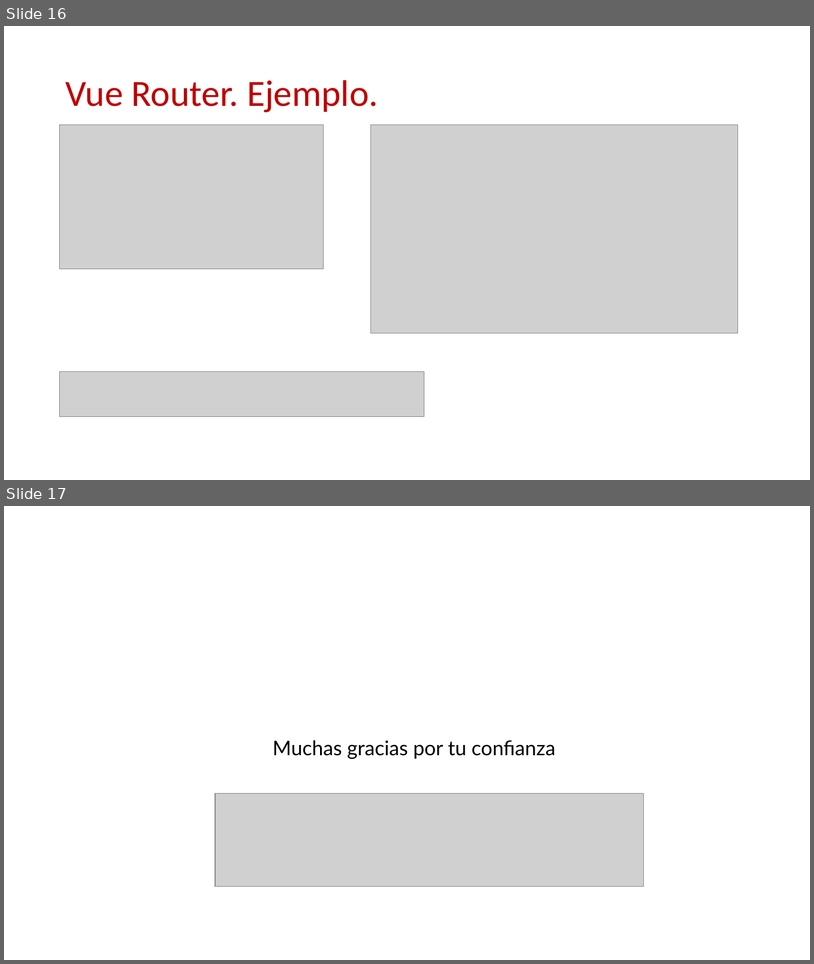
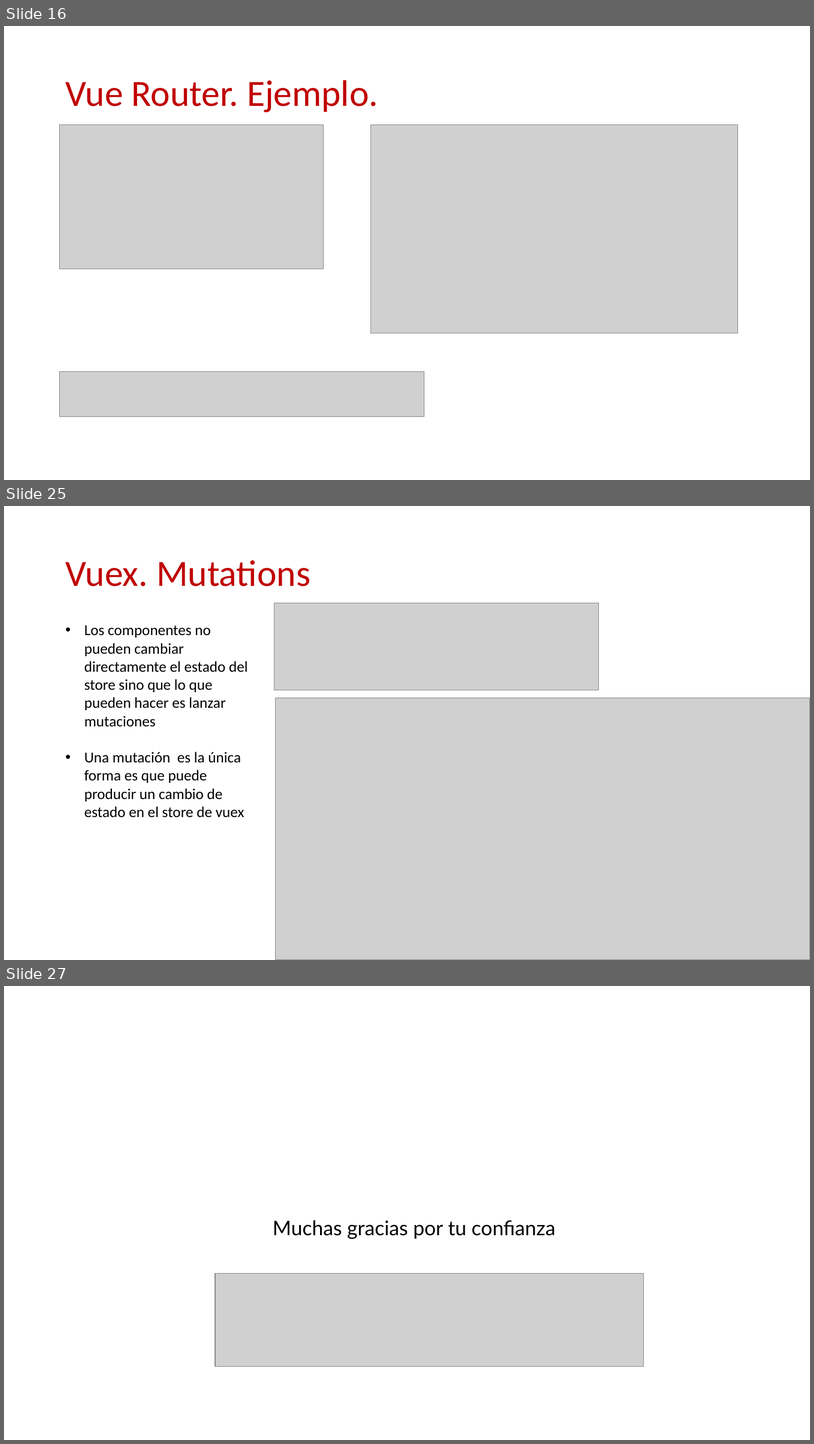
Before and after one commit to Robert-Freire/course-vue2, a slide deck: Vue.pptx. Shown one above the other, each under a label of ours: slides 16 and 17 before the commit, slides 16, 25 and 27 after it; the slides between them are not shown. The pictures are 814x964 and 814x1444 pixels, drawn with LibreOffice and Linux fonts; fonts in the diff are those of the drawing; grey boxes stand for pictures; background and template pictures are left out. Boxes give left, top, right and bottom in pixels: in the first picture for what was removed or moved away, otherwise in the second. Text is boxed around its words. In the diff, an @@ line names an element or a change of style, - is before the commit and + after.

```diff
--- a/Vue.pptx
+++ b/Vue.pptx
@@ slide 25 added at <box>4,506,810,960</box>, background #FFFFFF @@
@@ title added at <box>65,560,311,586</box>, 44 pt, text #C00000 @@
+Vuex. Mutations
@@ picture added at <box>275,603,599,690</box> @@
@@ text added at <box>84,625,248,817</box>, 18 pt, text #000000 @@
+• Los componentes no pueden cambiar directamente el estado del store sino que lo que pueden hacer es lanzar mutaciones
+• Una mutación es la única forma es que puede producir un cambio de estado en el store de vuex
@@ picture added at <box>276,698,810,960</box> @@
@@ what was slide 17 is now slide 27 @@
```
Also in this commit, not shown: 1 slide changed, 9 other slides added, 9 other files.
